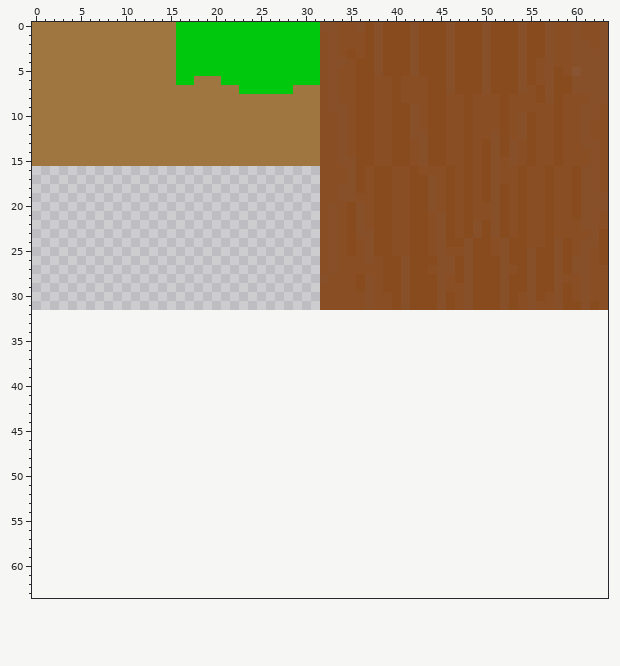
File history of a pixel-art sprite, assets/tiles/marged.png. The picture above was drawn from the file before the commit.
The file is 64x32 pixels. Colours within 5 levels of each other are drawn and written as one. The old version is drawn lined up with the new one, on the new canvas.
The result:
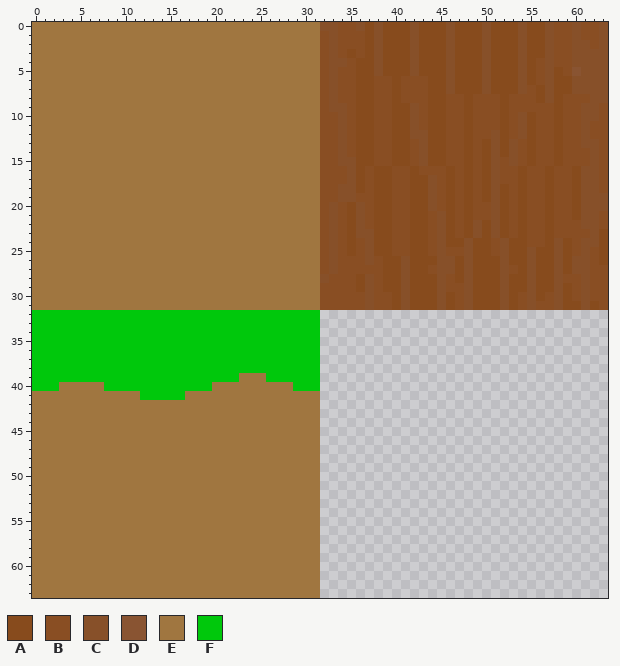
Palette (. is transparent): A #874b1d  B #894e23  C #875029  D #895432  E #a07640  F #00c80c
What changed:
canvas 64x32 -> 64x64
The author put colour E in rows 16 to 31 at x 0 to 31; in row 39 at x 23 to 25; in row 40 at x 3 to 7 and 20 to 28; in row 41 at x 0 to 11 and 17 to 31; in rows 42 to 63 at x 0 to 31.
Colour F becomes colour E in rows 0 to 5 at x 16 to 31; in row 6 at x 16 to 17 and 21 to 31; in row 7 at x 23 to 28.
The author put colour F in rows 32 to 38 at x 0 to 31; in row 39 at x 0 to 22 and 26 to 31; in row 40 at x 0 to 2, 8 to 19 and 29 to 31; in row 41 at x 12 to 16.
Where, in picture pixels (left, top, right, bottom), the same in both pictures:
changed: (176, 22, 320, 94)
added: (32, 166, 320, 598)
